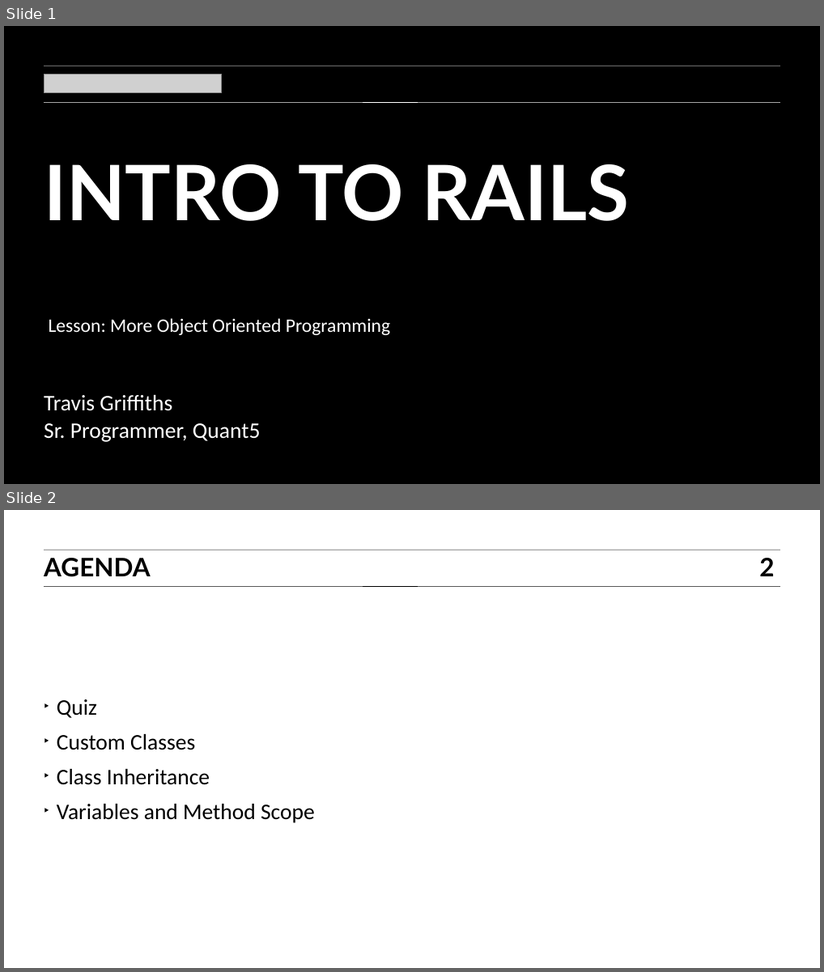
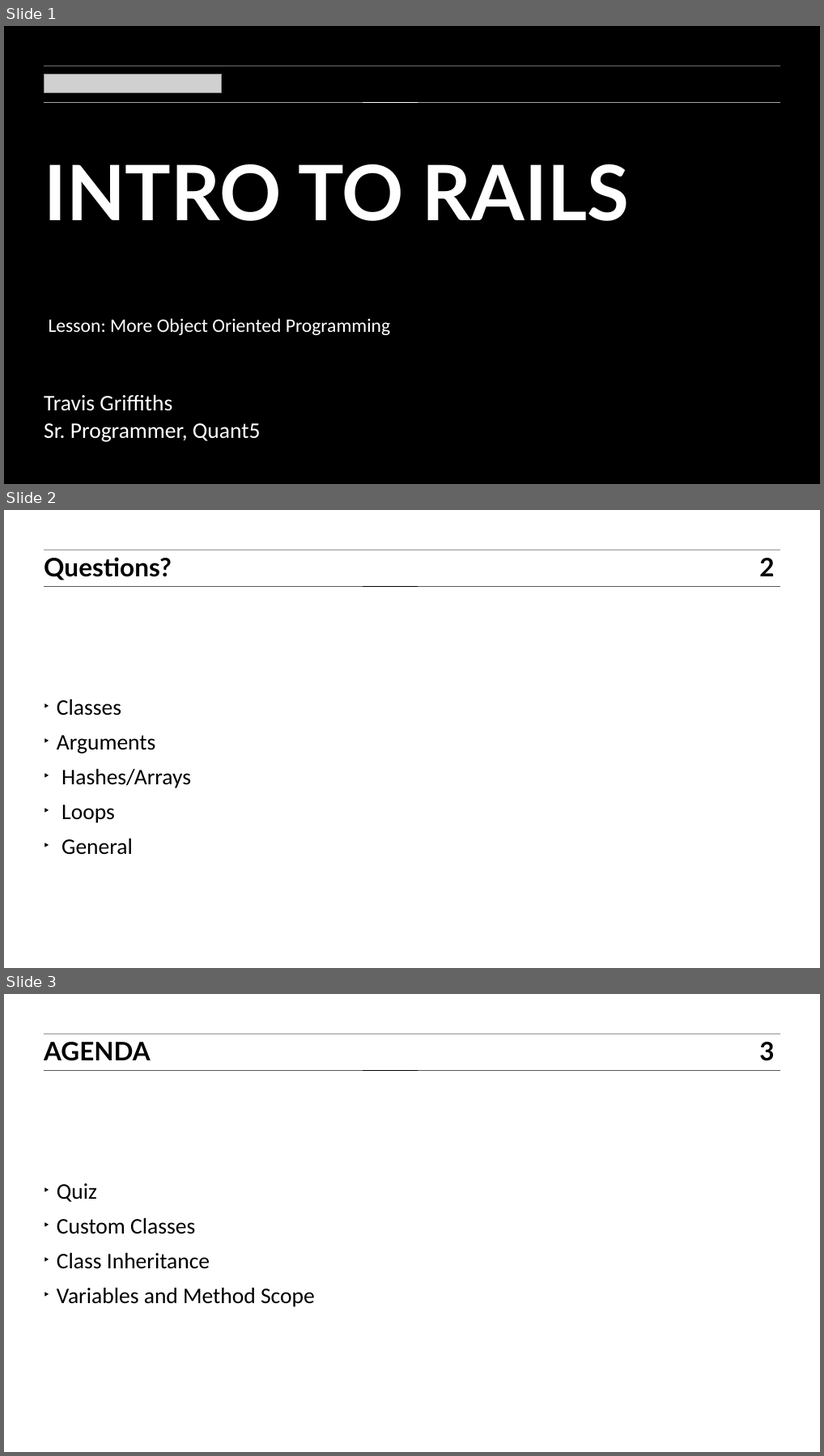
Before and after one commit to TravisGriffiths/ITR-BOS-01, a slide deck: Slides/05_ITR_slides.ppt. Shown one above the other, each under a label of ours: slides 1 and 2 before the commit, slides 1, 2 and 3 after it. The pictures are 824x972 and 824x1456 pixels, drawn with LibreOffice and Linux fonts; fonts in the diff are those of the drawing; grey boxes stand for pictures. Boxes give left, top, right and bottom in pixels: in the first picture for what was removed or moved away, otherwise in the second. Text is boxed around its words. In the diff, an @@ line names an element or a change of style, - is before the commit and + after.

```diff
--- a/Slides/05_ITR_slides.ppt
+++ b/Slides/05_ITR_slides.ppt
@@ slide 2 added at (4, 510, 820, 968), background #FFFFFF @@
@@ line added from (44, 550) to (781, 550), #000000 0.51 pt @@
@@ text added at (44, 557, 172, 580), 32 pt, text #000000, bold @@
+Questions?
@@ page number added at (760, 558, 774, 576), 32 pt, text #000000, bold @@
+2
@@ line added from (44, 586) to (781, 586), #000000 0.51 pt @@
@@ text added at (57, 700, 191, 855), 28 pt, text #000000 @@
+‣ Classes
+‣ Arguments
+‣ Hashes/Arrays
+‣ Loops
+‣ General
@@ what was slide 2 is now slide 3 @@
@@ page number at (760, 1042, 774, 1061): text changed @@
-2
+3
```
Also in this commit, not shown: 4 slides changed, 3 other files.
